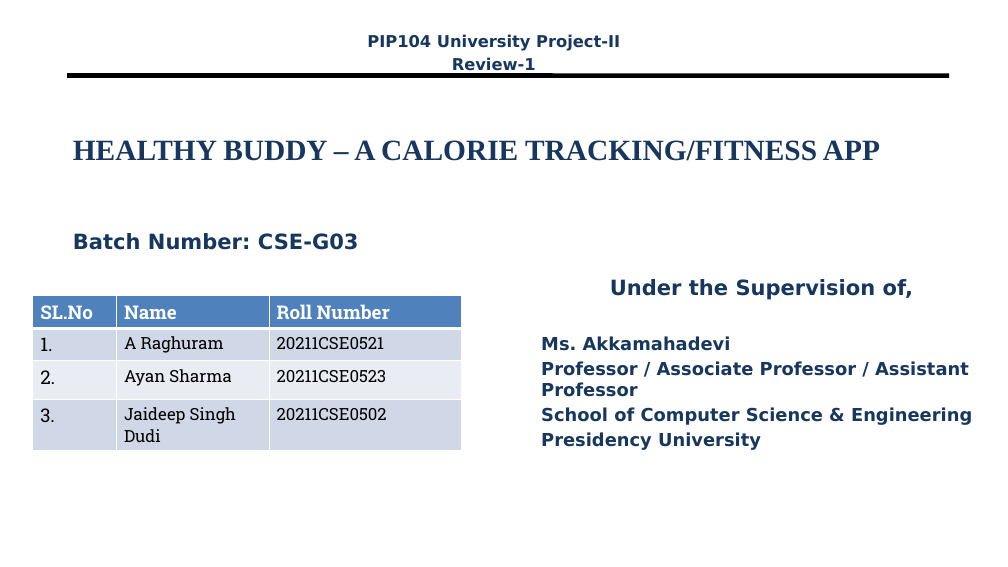
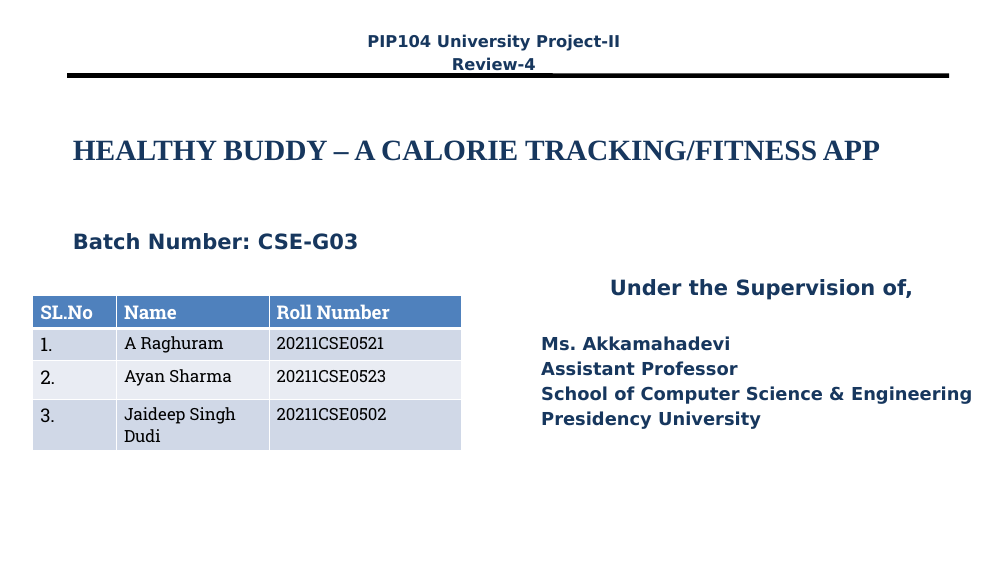
Before and after one commit to HealthBuddy99/HealthBuddy, a slide deck: slide 1 of review1.pptx. Drawn at 1008x567 pixels with LibreOffice and Linux fonts; fonts in the diff are those of the drawing; background and template pictures are left out. Boxes give left, top, right and bottom in pixels: in the first picture for what was removed or moved away, otherwise in the second. Text is boxed around its words. In the diff, an @@ line names an element or a change of style, - is before the commit and + after.

```diff
--- a/review1.pptx
+++ b/review1.pptx
@@ text at [452, 57, 536, 74]: text changed @@
-Review-1
+Review-4
@@ text at [541, 361, 737, 376]: text changed @@
-Professor / Associate Professor / Assistant Professor
+Assistant Professor
```
Also in this commit, not shown: 6 other slides changed, 1 slide added, 2 slides removed, 3 other files.
